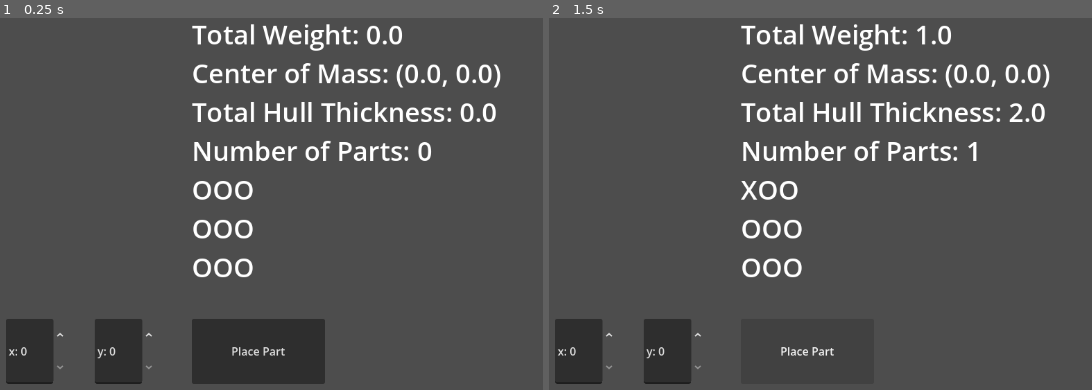
Above: before the commit, frames 1-2 (left to right).
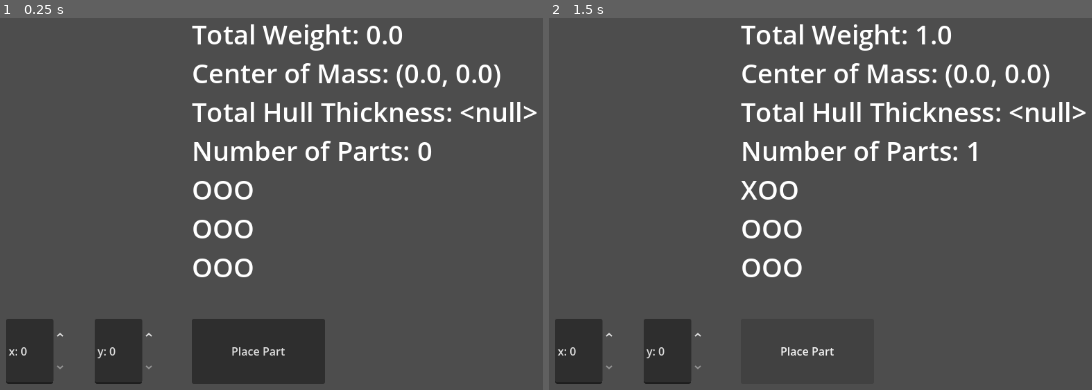
Above: after the commit, the same moments.

Repository: KT0mi/Godot_Fathom_Project
Game: Godot game, scene res://Scenes/TestScene.tscn
Same seed, same stepped clock (60 frames per second), same inputs: the game is played once before the commit and once after it. Before the commit the project has no main scene; this scene is started directly in both runs.
Inputs:
- Up to frame 1 (0.25 s): no input
- Up to frame 2 (1.5 s): click "Place Part" at 0.5 s; click "Place Part" at 1.25 s

The runs differ from the first frame. In frame 1, 0.4% of the frame differs, in the area x 84-99%, y 22-28%; in frame 2, 0.4%.

Commit message:
Added Some new Data structures to allow for storing of run data, a central hub for signals and game flow data; Added the exploration map and a base for encounters

Diff:
--- /dev/null
+++ b/Scenes/Main.tscn
@@ -0,0 +1,16 @@
+[gd_scene format=3 uid="uid://h0p3thtliuil"]
+
+[ext_resource type="Script" uid="uid://cn5pcfdc8nv12" path="res://Scripts/SceneScripts/Main.gd" id="1_r150o"]
+[ext_resource type="PackedScene" uid="uid://cbi0pw8vbjrfv" path="res://Scenes/ModeScenes/ExplorationMode.tscn" id="2_idj7w"]
+
+[node name="Main" type="Control" unique_id=1817489742]
+layout_mode = 3
+anchors_preset = 15
+anchor_right = 1.0
+anchor_bottom = 1.0
+grow_horizontal = 2
+grow_vertical = 2
+script = ExtResource("1_r150o")
+
+[node name="ExplorationMode" parent="." unique_id=815647561 instance=ExtResource("2_idj7w")]
+layout_mode = 1
--- /dev/null
+++ b/Scenes/ModeScenes/ExplorationMode.tscn
@@ -0,0 +1,16 @@
+[gd_scene format=3 uid="uid://cbi0pw8vbjrfv"]
+
+[node name="ExplorationMode" type="Control" unique_id=815647561]
+layout_mode = 3
+anchors_preset = 15
+anchor_right = 1.0
+anchor_bottom = 1.0
+grow_horizontal = 2
+grow_vertical = 2
+
+[node name="RouteContainer" type="HBoxContainer" parent="." unique_id=1029903142]
+layout_mode = 0
+offset_left = 210.0
+offset_top = 135.0
+offset_right = 953.0
+offset_bottom = 515.0
--- /dev/null
+++ b/Scripts/EventBus.gd
@@ -0,0 +1,13 @@
+extends Node
+##Autoload
+
+##This is a stateless script. This script is a signal hub for general triggers
+
+signal encounter_started(node: MapNode)
+signal encounter_resolved(node: MapNode, result: Dictionary)
+
+signal request_confirm_risky_travel(node: MapNode, new_depth: float)
+
+signal part_placed(part: PlacedPart)
+
+signal run_over(reason: String)
--- /dev/null
+++ b/Scripts/Exploration/ExplorationMap.gd
@@ -0,0 +1,98 @@
+class_name ExplorationMap
+extends RefCounted
+## Pure data: a branching graph of MapNodes arranged in layers, StS-style.
+## No node/scene dependency at all, so it can be unit-tested headless
+## same as SubmarineData.
+
+const DEPTH_PER_LAYER := 25.0
+
+var nodes: Dictionary = {}          # String id -> MapNode
+var layers: Array = []              # Array[Array[String]] — node ids per layer
+var current_node_id: String = ""
+
+## Relative odds of each encounter type appearing. Tune freely —
+## this is exactly the kind of thing you'll want exposed for balancing.
+var type_weights := {
+	MapNode.Type.CREATURE: 4,
+	MapNode.Type.TREASURE: 2,
+	MapNode.Type.CATASTROPHE: 2,
+	MapNode.Type.SHOP: 1,
+}
+
+
+func generate(layer_count: int, min_choices: int, max_choices: int) -> void:
+	nodes.clear()
+	layers.clear()
+
+	var prev_layer_ids: Array[String] = []
+
+	for layer_i in layer_count:
+		var choice_count := randi_range(min_choices, max_choices)
+		var this_layer_ids: Array[String] = []
+
+		for i in choice_count:
+			var node := MapNode.new()
+			node.id = "L%d_N%d" % [layer_i, i]
+			node.type = _random_type()
+			node.layer = layer_i
+			node.travel_time = randf_range(1.0, 3.0)
+			nodes[node.id] = node
+			this_layer_ids.append(node.id)
+
+		if not prev_layer_ids.is_empty():
+			_connect_layers(prev_layer_ids, this_layer_ids)
+
+		layers.append(this_layer_ids)
+		prev_layer_ids = this_layer_ids
+
+	if not layers.is_empty() and not layers[0].is_empty():
+		current_node_id = layers[0][randi() % layers[0].size()]
+
+
+## Every node in prev_layer gets at least one forward connection, and
+## every node in next_layer is reachable from at least one prev node —
+## otherwise you can generate dead-end or unreachable nodes.
+func _connect_layers(prev_layer_ids: Array[String], next_layer_ids: Array[String]) -> void:
+	for prev_id in prev_layer_ids:
+		var target: String = next_layer_ids[randi() % next_layer_ids.size()]
+		nodes[prev_id].connections.append(target)
+
+	for next_id in next_layer_ids:
+		var reachable := false
+		for prev_id in prev_layer_ids:
+			if nodes[prev_id].connections.has(next_id):
+				reachable = true
+				break
+		if not reachable:
+			var random_prev: String = prev_layer_ids[randi() % prev_layer_ids.size()]
+			nodes[random_prev].connections.append(next_id)
+
+
+func _random_type() -> MapNode.Type:
+	var total := 0
+	for w in type_weights.values():
+		total += w
+	var roll := randi() % total
+	var acc := 0
+	for t in type_weights.keys():
+		acc += type_weights[t]
+		if roll < acc:
+			return t
+	return MapNode.Type.CREATURE
+
+
+func get_available_next_nodes() -> Array[MapNode]:
+	if current_node_id == "" or not nodes.has(current_node_id):
+		return []
+	var current: MapNode = nodes[current_node_id]
+	var out: Array[MapNode] = []
+	for id in current.connections:
+		out.append(nodes[id])
+	return out
+
+
+func commit_to_node(node_id: String) -> void:
+	if not nodes.has(node_id):
+		push_error("ExplorationMap: unknown node id %s" % node_id)
+		return
+	current_node_id = node_id
--- /dev/null
+++ b/Scripts/Exploration/ExplorationMode.gd
@@ -0,0 +1,69 @@
+extends Control
+
+@onready var route_container : HBoxContainer = $RouteContainer
+
+var map: ExplorationMap
+
+# Called when the node enters the scene tree for the first time.
+func _ready() -> void:
+	map = ExplorationMap.new()
+	map.generate(6, 2, 3)
+	_refresh_available_nodes()
+	print("Starting Exploration!")
+	EventBus.encounter_resolved.connect(func(n):
+		_refresh_available_nodes())
+
+func _refresh_available_nodes() -> void:
+	for c in route_container.get_children(): c.queue_free()
+	var options := map.get_available_next_nodes()
+
+	var i := 1
+	for option in options:
+		var btn := Button.new()
+		btn.text = "Route %d: %s" % [i, str(option.type)]
+		btn.pressed.connect(_on_route_chosen.bind(option))
+		btn.add_child(route_container)
+	pass
+
+func _on_route_chosen(node: MapNode) -> void:
+	var stats : SubmarineStats = RunState.submarine.compute_stats()
+	var new_depth := RunState.current_depth + ExplorationMap.DEPTH_PER_LAYER
+
+	if new_depth > RunState.max_safe_depth():
+		EventBus.request_confirm_risky_travel.emit(node, new_depth)
+		return
+
+	_commit_travel(node, stats, new_depth)
+
+func _commit_travel(node: MapNode, stats: SubmarineStats, new_depth: float) -> void:
+	var cost := _calculate_travel(node, stats)
+
+	if not RunState.spend_money(cost):
+		return  # UI should already be preventing this by graying out the option
+
+	RunState.set_depth(new_depth)
+	map.commit_to_node(node.id)
+
+	EventBus.encounter_started.emit(node)
+	#GameFlow.goto_mode(_mode_for_node_type(node.type))
+	#DEBUG
+	EventBus.encounter_resolved.emit(node)
+
+
+func _calculate_travel(node: MapNode, stats: SubmarineStats) -> int:
+	var base_cost := stats.part_count * 5
+	var imbalance_penalty := int(stats.horizontal_imbalance)
+	return base_cost + imbalance_penalty
+
+#Don't like it
+func _mode_for_node_type(type: MapNode.Type) -> GameFlow.Mode:
+	match type:
+		MapNode.Type.CREATURE:
+			return GameFlow.Mode.COMBAT
+		MapNode.Type.TREASURE:
+			return GameFlow.Mode.MISC
+		MapNode.Type.CATASTROPHE:
+			return GameFlow.Mode.MISC
+		MapNode.Type.SHOP:
+			return GameFlow.Mode.SHOP
+	return GameFlow.Mode.EXPLORATION
--- /dev/null
+++ b/Scripts/Exploration/MapNode.gd
@@ -0,0 +1,14 @@
+class_name MapNode
+extends RefCounted
+
+enum Type { CREATURE, TREASURE, CATASTROPHE, SHOP }
+
+var id: String
+var type: Type
+var layer: int
+var travel_time: float = 1.0  # in days, before submarine modifiers apply
+
+## IDs of MapNodes in the next layer this node can lead to. Populated by
+## ExplorationMap.generate() — a node with no connections is the end
+## of a branch (or the final layer).
+var connections: Array[String] = []
--- /dev/null
+++ b/Scripts/GameFlow.gd
@@ -0,0 +1,37 @@
+extends Node
+##Autoload
+##
+##Swaps the active mode scene into a container scene that is registered on startup
+
+enum Mode {NONE, EXPLORATION, COMBAT, SHOP, MISC}
+
+var current_mode : Mode = Mode.NONE
+var mode_container : Node = null
+
+var mode_scene_paths := {
+	Mode.EXPLORATION : "res://Scenes/ModeScenes/ExplorationMode.tscn",
+	Mode.COMBAT : "",
+	Mode.SHOP : "",
+	Mode.MISC : "",
+}
+
+func register_container(container: Node) -> void:
+	mode_container = container
+
+func goto_mode(mode: Mode) -> void:
+	if mode_container == null:
+		push_error("GameFlow: mode_container not registered — did Main.tscn call register_container()?")
+		return
+
+	for child in mode_container.get_children():
+		child.queue_free()
+
+	current_mode = mode
+
+	if not mode_scene_paths.has(mode):
+		push_warning("GameFlow: no scene registered yet for mode %s" % Mode.keys()[mode])
+		return
+
+	var scene: PackedScene = load(mode_scene_paths[mode])
+	var instance := scene.instantiate()
+	mode_container.add_child(instance)
--- /dev/null
+++ b/Scripts/RunState.gd
@@ -0,0 +1,44 @@
+extends Node
+##Autoload
+##
+##Holds Data that persists for the duration of a run
+
+signal money_changed(new_amount: int)
+signal depth_changed(new_depth: int)
+signal run_started
+
+const STARTING_MONEY := 100
+const DEPTH_PER_THICKNESS_UNIT:= 100.0
+
+var submarine: SubmarineData = SubmarineData.new()
+var money : int = STARTING_MONEY
+var current_depth : float = 0.0
+
+func start_new_run() -> void:
+	submarine = SubmarineData.new()
+	money = STARTING_MONEY
+	current_depth = 0.0
+	run_started.emit()
+	money_changed.emit(money)
+	depth_changed.emit(current_depth)
+
+func add_money(amount: int) -> void:
+	money += amount
+	money_changed.emit(money)
+
+func spend_money(amount: int) -> bool:
+	if amount > money:
+		return false
+	money -= amount
+	money_changed.emit(money)
+	return true
+
+func set_depth(new_depth: float) -> void:
+	current_depth = new_depth
+	depth_changed.emit(current_depth)
+
+## The deepest this submarine can safely go, given its current hull stats.
+## Exploration checks route depth against this BEFORE committing travel.
+func max_safe_depth() -> float:
+	var stats: SubmarineStats = submarine.compute_stats()
+	return stats.total_hull_thickness * DEPTH_PER_THICKNESS_UNIT
--- /dev/null
+++ b/Scripts/SceneScripts/Main.gd
@@ -0,0 +1,7 @@
+extends Control
+
+# Called when the node enters the scene tree for the first time.
+func _ready() -> void:
+	GameFlow.register_container($ExplorationMode)
+	RunState.start_new_run()
+	GameFlow.goto_mode(GameFlow.Mode.EXPLORATION)
--- a/Scripts/SubmarineBuildingData/SubmarineData.gd
+++ b/Scripts/SubmarineBuildingData/SubmarineData.gd
@@ -31,24 +31,36 @@
 		cells[c] = part
 	parts.append(part)
 
-func compute_stats() -> Dictionary:
-	var total_weight := 0.0
+func compute_stats() -> SubmarineStats:
+	var stats := SubmarineStats.new()
+	if parts.is_empty():
+		return stats
+
 	var weighted_pos := Vector2.ZERO
-	var total_thickness := 0.0
+	var weighted_x_sum := 0.0
+	var unweighted_x_sum := 0.0
+	var cell_count := 0
 
 	for part in parts:
-		total_weight += part.data.weight
+		stats.total_weight += part.data.weight
+		stats.total_hull_thickness += part.data.hull_thickness
+
+		if part.data is WeaponPartData:
+			stats.weapon_parts.append(part.data as WeaponPartData)
+
 		for c in part.occupied_cells():
-			weighted_pos += Vector2(c.x, 0) * part.data.weight
-		total_thickness += part.data.hull_thickness
+			weighted_pos += Vector2(c) * part.data.weight
+			weighted_x_sum += c.x * part.data.weight
+			unweighted_x_sum += c.x
+			cell_count += 1
 
-	var center_of_mass := Vector2.ZERO
-	if total_weight > 0.0:
-		center_of_mass = weighted_pos / total_weight
+	stats.part_count = parts.size()
 
-	return {
-		"total_weight": total_weight,
-		"center_of_mass": center_of_mass,
-		"total_thickness": total_thickness,
-		"part_count": parts.size()
-	}
+	if stats.total_weight > 0.0:
+		stats.center_of_mass = weighted_pos / stats.total_weight
+
+	if cell_count > 0:
+		var geometric_center_x := unweighted_x_sum / cell_count
+		stats.horizontal_imbalance = abs(stats.center_of_mass.x - geometric_center_x)
+
+	return stats
--- /dev/null
+++ b/Scripts/SubmarineBuildingData/SubmarineStats.gd
@@ -0,0 +1,24 @@
+class_name SubmarineStats extends RefCounted
+
+## A snapshot of a SubmarineData's computed stats. Returned by
+## SubmarineData.compute_stats() instead of a Dictionary so every field
+## gets autocomplete and a typo is a parse error, not a silent bug.
+
+var total_weight: float = 0.0
+var center_of_mass: Vector2 = Vector2.ZERO
+
+## Only the X axis matters for debuffs (per design: vertical balance
+## would be too punishing). This is the absolute distance between the
+## weight-weighted X center and the unweighted geometric X center —
+## 0 means mass is spread evenly along the hull, larger means lopsided.
+var horizontal_imbalance: float = 0.0
+
+## Additive: parts can carry negative hull_thickness to weaken the hull,
+## so this is just a straight sum, not clamped or averaged.
+var total_hull_thickness: float = 0.0
+
+var part_count: int = 0
+
+## Every WeaponPartData currently on the sub, for building the combat
+## card pool later.
+var weapon_parts: Array[WeaponPartData] = []
--- a/Scripts/SubmarineBuildingData/WeaponPartData.gd
+++ b/Scripts/SubmarineBuildingData/WeaponPartData.gd
@@ -1,3 +1,3 @@
-extends PartData
+class_name WeaponPartData extends PartData
 
 @export var cards_added: Array
--- a/project.godot
+++ b/project.godot
@@ -11,8 +11,15 @@
 [application]
 
 config/name="Fathom"
+run/main_scene="uid://h0p3thtliuil"
 config/features=PackedStringArray("4.6", "GL Compatibility")
 config/icon="res://icon.svg"
+
+[autoload]
+
+EventBus="*uid://cn73tnsrtv5nu"
+RunState="*uid://cwc4k0yjprsu"
+GameFlow="*uid://but7ycvcdj3a2"
 
 [physics]
 
Not shown, added: Scripts/EventBus.gd.uid
Not shown, added: Scripts/Exploration/ExplorationMap.gd.uid
Not shown, added: Scripts/Exploration/ExplorationMode.gd.uid
Not shown, added: Scripts/Exploration/MapNode.gd.uid
Not shown, added: Scripts/GameFlow.gd.uid
Not shown, added: Scripts/RunState.gd.uid
Not shown, added: Scripts/SceneScripts/Main.gd.uid
Not shown, added: Scripts/SubmarineBuildingData/SubmarineStats.gd.uid
